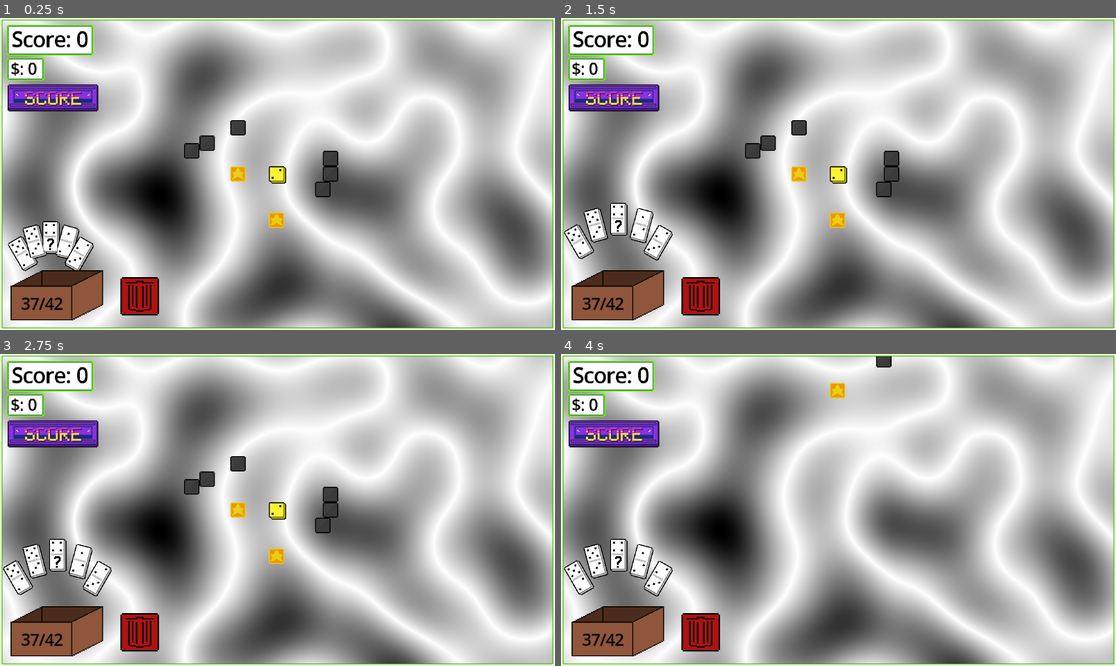
Above: before the commit, frames 1-4 (two rows, left to right).
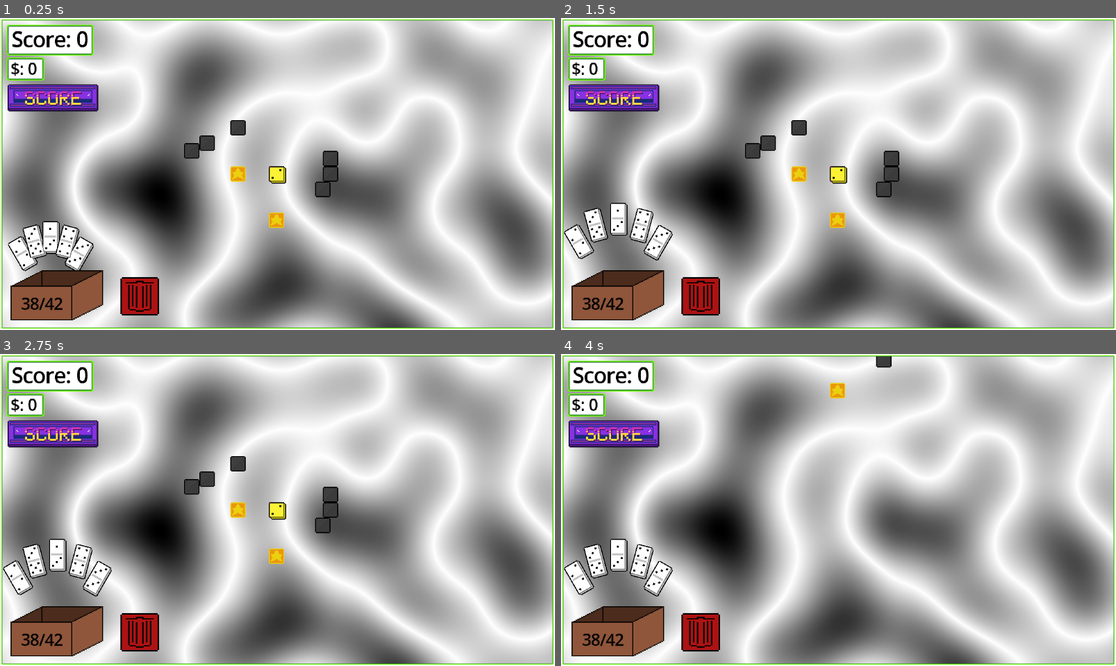
Above: after the commit, the same moments.

Repository: Ghoose1/GFPGame
Game: Godot game, scene res://scenes/scene.tscn
Same seed, same stepped clock (60 frames per second), same inputs: the game is played once before the commit and once after it.
Inputs (mouse positions are in pixels of both pictures, inside the frame that each line leads up to):
- Up to frame 1 (0.25 s): no input
- Up to frame 2 (1.5 s): click (616, 99) at 0.5 s; click (616, 99) at 1.25 s
- Up to frame 3 (2.75 s): click (55, 435) at 2 s
- Up to frame 4 (4 s): tap Enter at 2.75 s; move the mouse to (960, 494) at 2.77 s; hold S (Camera_Down) 2.78-3.5 s; click (960, 494) at 2.92 s; drag from (727, 525) to (810, 572) at 3.52 s

The runs differ from the first frame. In frame 1, 0.1% of the frame differs, in the area x 2-16%, y 65-94%; in frame 2, 0.1%; in frame 3, 0.1%; in frame 4, 0.1%.

Commit message:
added card

Diff:
--- a/Dominos/domino.gd
+++ b/Dominos/domino.gd
@@ -299,7 +299,7 @@
 
 	# find the closest snap point out of all the other dominoes
 	for other in other_dominos:
-		assert(other is BasicDomino or other is StarterTile)
+		#assert(other is BasicDomino or other is StarterTile)
 
 		for point in other.connection_points:
 			if not point.enabled:
--- /dev/null
+++ b/Dominos/six_of_hearts.gd
@@ -0,0 +1,56 @@
+@tool
+class_name SixOfHearts extends Domino
+
+## 'top' face when in default rotation
+@export var face : Face
+
+func get_width() -> int: return 2
+func get_height() -> int: return 4
+
+var connecting_point : ConnectionPoint
+
+func _ready() -> void:
+	connection_points.resize(4)
+
+func snap_to_point() -> bool:
+	# check which face we should rotate with
+	var face_valid : bool = face.can_connect_to(closest_snap_point.faces)
+
+	if not face_valid:
+		return false
+
+	connecting_point = connection_points[connection_points.find_custom(func(p : ConnectionPoint) -> bool: return p.direction == ConnectionPoint.opposite_dir[closest_snap_point.direction])]
+
+	# rotate so that face0 'points' towards other domino
+	# (remember, closest_snap_point belongs to the other domino, so the direction is reversed)
+
+	# rotate to opposite direction
+	rotation_direction = ConnectionPoint.opposite_dir[closest_snap_point.direction]
+
+	# flip if face 1 was the connecting face
+	# (face0 is facing 'up' when rotation is 0)
+
+	# rotate by the amount the connecting domino is rotated
+	global_rotation += closest_snap_domino.global_rotation
+
+	# move to correct position
+	global_position = closest_snap_domino.global_position + \
+		closest_snap_point.position.rotated(closest_snap_domino.global_rotation) - \
+		connecting_point.position.rotated(closest_snap_domino.global_rotation) + \
+		ConnectionPoint.direction_vecs[closest_snap_point.direction].rotated(closest_snap_domino.global_rotation) * 18
+
+	return true
+
+func on_placed() -> void:
+	pass
+	# this works because the connection point order is ^v<>, and faces are ^ and v,
+	# so we can use the same index for both things
+	#connection_points[connecting_face].enabled = false
+
+func score_value() -> int:
+	return 36
+
+func score_animation() -> void:
+	pass
+	#$AnimationPlayer.stop()
+	#$AnimationPlayer.play("Score")
--- /dev/null
+++ b/Dominos/six_of_hearts.tscn
@@ -0,0 +1,54 @@
+[gd_scene format=3 uid="uid://cpjk1hmds6hle"]
+
+[ext_resource type="PackedScene" uid="uid://vsckn3xhp8gj" path="res://Dominos/domino.tscn" id="1_gp6y0"]
+[ext_resource type="Texture2D" uid="uid://fmbaf60sjqpi" path="res://Assets/SixOfHearts.png" id="2_ue71v"]
+[ext_resource type="Script" uid="uid://dw5p1ysqmqx4n" path="res://Dominos/six_of_hearts.gd" id="2_uliwv"]
+[ext_resource type="Texture2D" uid="uid://bfctjv2ky1n5k" path="res://Assets/SixOfHearts_Front.png" id="3_uliwv"]
+[ext_resource type="PackedScene" uid="uid://chyl5hppjjnln" path="res://scenes/face.tscn" id="5_r2v5t"]
+[ext_resource type="Script" uid="uid://bfex4lciueeb6" path="res://scripts/connection_point.gd" id="6_nlbdt"]
+
+[node name="SixOfHearts" unique_id=1578433667 node_paths=PackedStringArray("face", "connection_points") instance=ExtResource("1_gp6y0")]
+script = ExtResource("2_uliwv")
+face = NodePath("Face")
+connection_points = [NodePath("Connections/ConnectionPoint_UP"), NodePath("Connections/ConnectionPoint_DOWN"), NodePath("Connections/ConnectionPoint_LEFT"), NodePath("Connections/ConnectionPoint_RIGHT")]
+
+[node name="Base" parent="Sprites" parent_id_path=PackedInt32Array(1056328990) index="0" unique_id=965724582]
+position = Vector2(0.5, 1)
+texture = ExtResource("2_ue71v")
+script = null
+
+[node name="Front" type="Sprite2D" parent="Sprites" parent_id_path=PackedInt32Array(1056328990) index="1" unique_id=1455027426]
+texture = ExtResource("3_uliwv")
+
+[node name="Face" parent="." index="1" unique_id=768536152 instance=ExtResource("5_r2v5t")]
+visible = false
+number = 6
+
+[node name="Connections" type="Node" parent="." index="2" unique_id=266468284]
+
+[node name="ConnectionPoint_UP" type="Node2D" parent="Connections" index="0" unique_id=1031031284 node_paths=PackedStringArray("faces")]
+position = Vector2(-32, -65)
+script = ExtResource("6_nlbdt")
+faces = [NodePath("../../Face")]
+metadata/_custom_type_script = "uid://bfex4lciueeb6"
+
+[node name="ConnectionPoint_DOWN" type="Node2D" parent="Connections" index="1" unique_id=1475389142 node_paths=PackedStringArray("faces")]
+position = Vector2(32, 65)
+script = ExtResource("6_nlbdt")
+direction = 1
+faces = [NodePath("../../Face")]
+metadata/_custom_type_script = "uid://bfex4lciueeb6"
+
+[node name="ConnectionPoint_LEFT" type="Node2D" parent="Connections" index="2" unique_id=644995866 node_paths=PackedStringArray("faces")]
+position = Vector2(-49, -48)
+script = ExtResource("6_nlbdt")
+direction = 2
+faces = [NodePath("../../Face")]
+metadata/_custom_type_script = "uid://bfex4lciueeb6"
+
+[node name="ConnectionPoint_RIGHT" type="Node2D" parent="Connections" index="3" unique_id=384309035 node_paths=PackedStringArray("faces")]
+position = Vector2(49, 48)
+script = ExtResource("6_nlbdt")
+direction = 3
+faces = [NodePath("../../Face")]
+metadata/_custom_type_script = "uid://bfex4lciueeb6"
--- a/scripts/board.gd
+++ b/scripts/board.gd
@@ -14,6 +14,9 @@
 func _ready() -> void:
 	# generate the starting set of dominoes
 	create_dominoes()
+	var card : Domino = load("res://Dominos/six_of_hearts.tscn").instantiate();
+	dominoes.append(card)
+	box_parent.add_child(card)
 
 	# initialize hand
 	#hand.resize(HAND_SIZE)
@@ -29,6 +32,8 @@
 	# draw dominoes to fill the hand
 	for i in range(HAND_SIZE):
 		add_hand_domino()
+
+
 	update_hand_domino_target_positions()
 
 	Globals.board = self
--- a/scripts/connection_point.gd
+++ b/scripts/connection_point.gd
@@ -1,3 +1,4 @@
+@tool
 ## Point that a domino can connect to
 class_name ConnectionPoint extends Node2D
 
@@ -52,3 +53,9 @@
 	position = pos
 	direction = dir
 	faces = sides
+
+func _draw() -> void:
+	if !Engine.is_editor_hint():
+		return
+
+	draw_rect(Rect2(Vector2(-7, -7), Vector2(14, 14)), Color.HOT_PINK, false, 1, false)
Binary file added: Assets/SixOfHearts.png
Not shown, added: Assets/SixOfHearts.png.import
Binary file added: Assets/SixOfHearts_Front.png
Not shown, added: Assets/SixOfHearts_Front.png.import
Not shown, added: Dominos/six_of_hearts.gd.uid
Not shown, added: scenes/scene.tscn.orig
